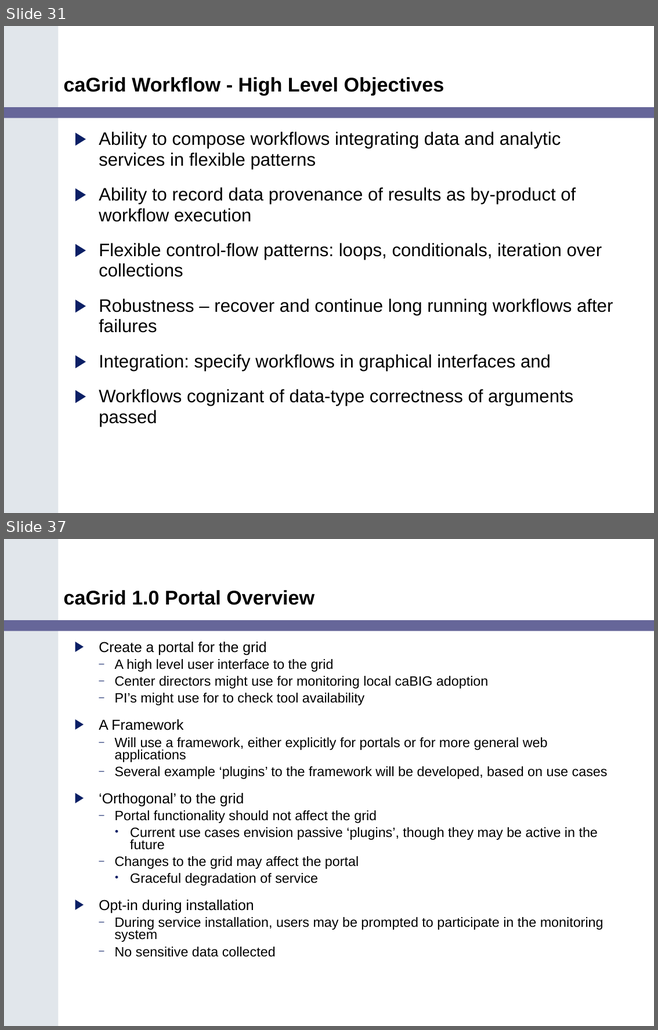
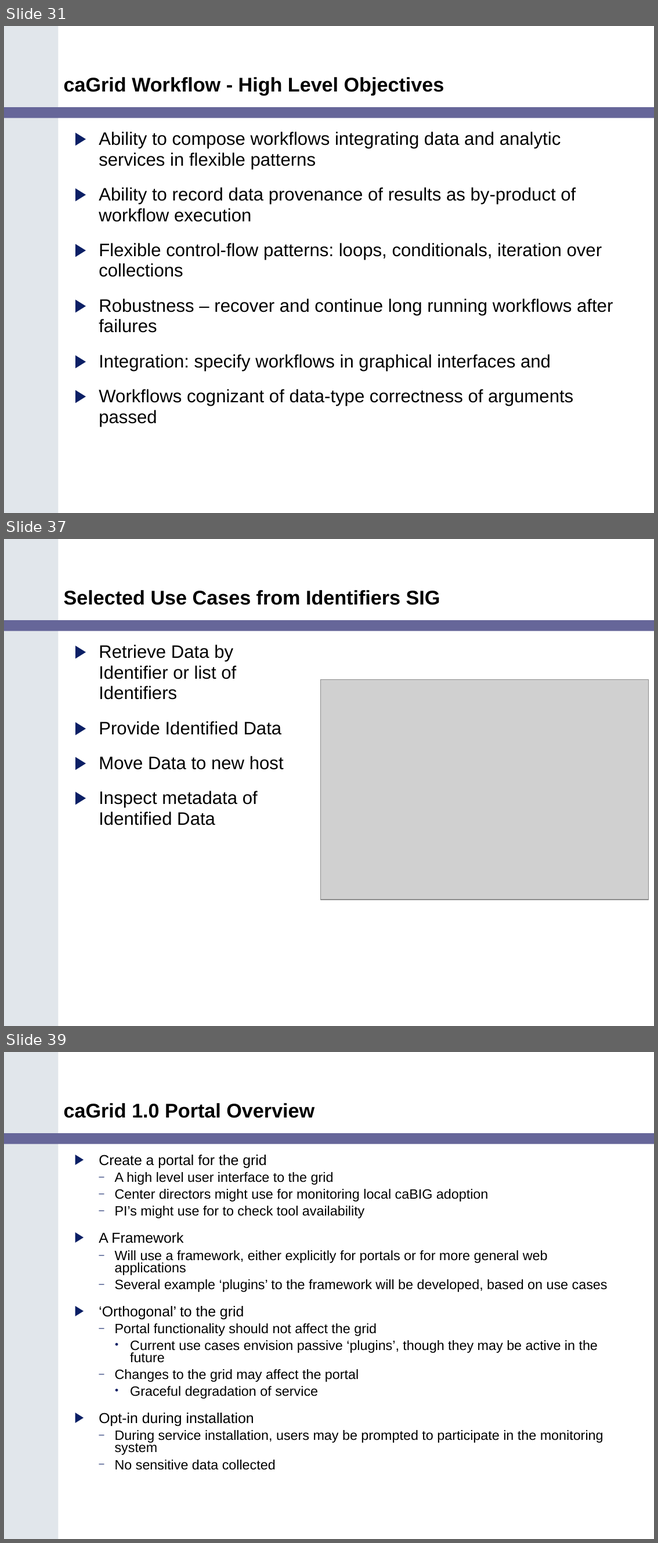
Before and after one commit to NCIP/cagrid-portal, a slide deck: cagrid-1-0/Documentation/presentations/200602_VCDE_ARCH/caGrid_Update_Arch_VCDE_Feb1.ppt. Shown one above the other, each under a label of ours: slides 31 and 37 before the commit, slides 31, 37 and 39 after it; the slides between them are not shown. The pictures are 658x1030 and 658x1543 pixels, drawn with LibreOffice and Linux fonts; fonts in the diff are those of the drawing; grey boxes stand for pictures; background and template pictures are left out. Boxes give left, top, right and bottom in pixels: in the first picture for what was removed or moved away, otherwise in the second. Text is boxed around its words. In the diff, an @@ line names an element or a change of style, - is before the commit and + after.

```diff
--- a/cagrid-1-0/Documentation/presentations/200602_VCDE_ARCH/caGrid_Update_Arch_VCDE_Feb1.ppt
+++ b/cagrid-1-0/Documentation/presentations/200602_VCDE_ARCH/caGrid_Update_Arch_VCDE_Feb1.ppt
@@ slide 37 added at [4,539,654,1026], background #FFFFFF; not listed: 2 template elements that a slide beside it also shows @@
@@ title added at [64,590,440,605], 22 pt, text #000000, bold @@
+Selected Use Cases from Identifiers SIG
@@ text added at [99,645,284,826], 20 pt, text #000000 @@
+▶ Retrieve Data by Identifier or list of Identifiers
+▶ Provide Identified Data
+▶ Move Data to new host
+▶ Inspect metadata of Identified Data
@@ picture added at [320,680,648,900] @@
@@ what was slide 37 is now slide 39 @@
```
Also in this commit, not shown: 7 slides changed, 2 other slides added, 1 slide removed.
